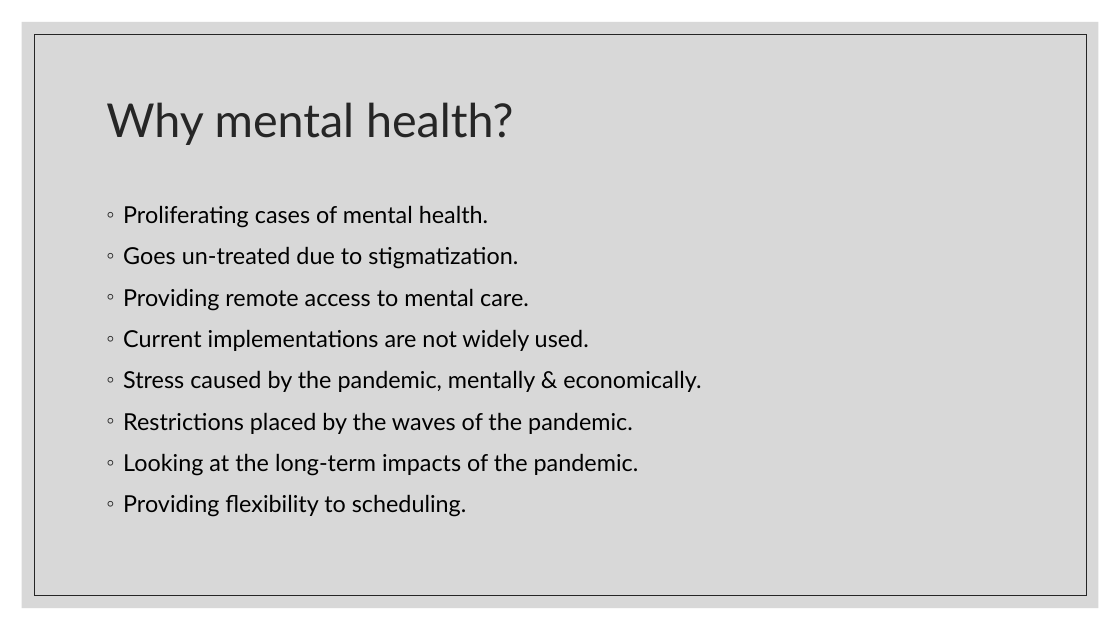
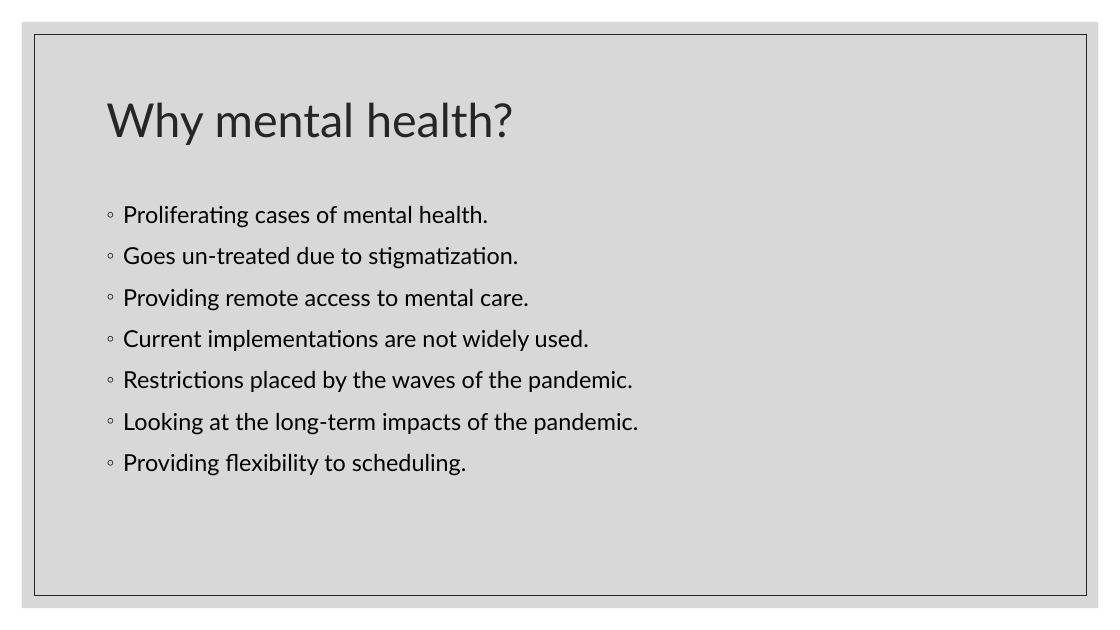
Before and after one commit to 04rookie/dissertationProject, a slide deck: slide 3 of documents/Presentation.pptx. Drawn at 1120x630 pixels with LibreOffice and Linux fonts; fonts in the diff are those of the drawing. Boxes give left, top, right and bottom in pixels: in the first picture for what was removed or moved away, otherwise in the second. Text is boxed around its words. In the diff, an @@ line names an element or a change of style, - is before the commit and + after.

```diff
--- a/documents/Presentation.pptx
+++ b/documents/Presentation.pptx
@@ text at [123,370,701,392]: paragraph removed @@
-◦ Stress caused by the pandemic, mentally & economically.
```
Also in this commit, not shown: 1 other slide changed.
